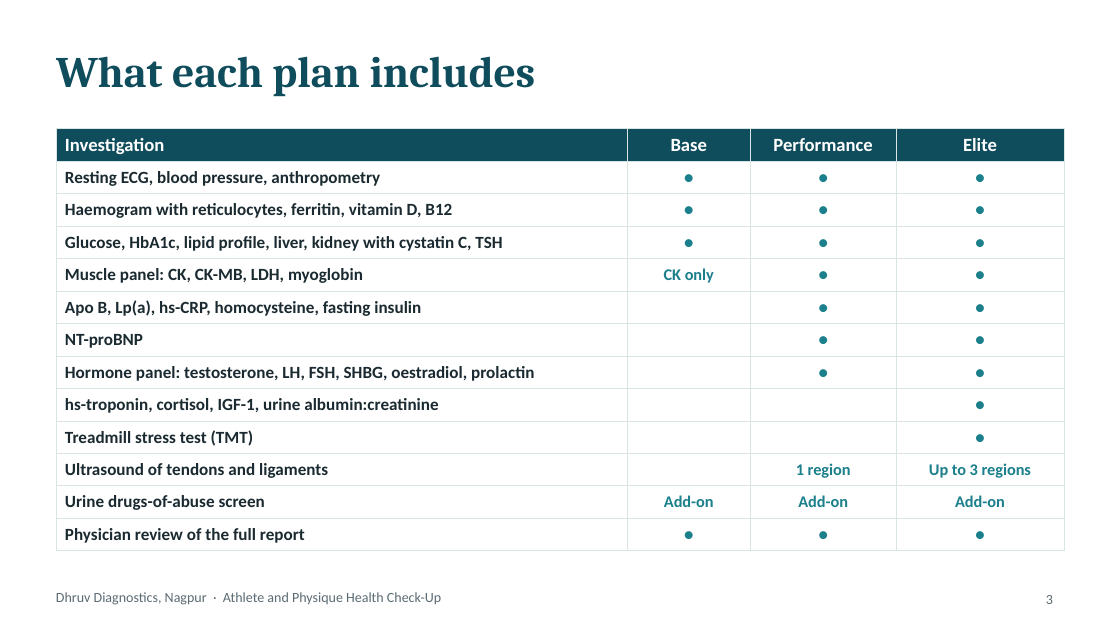
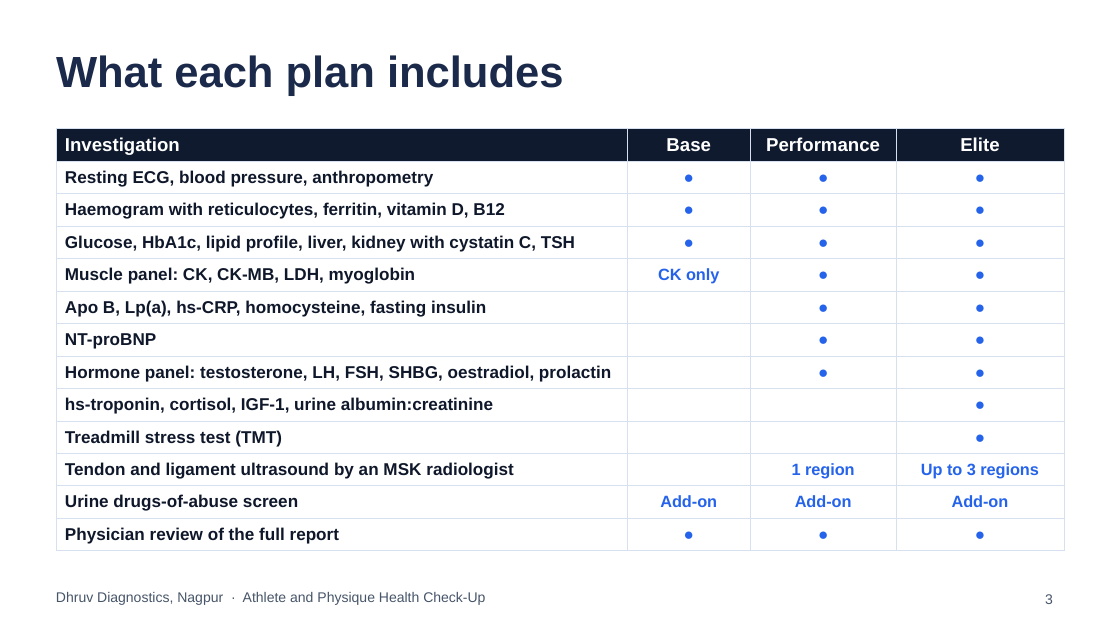
Before and after one commit to Ani6/BlisteringBlockchain, a slide deck: slide 3 of dhruv-athlete-healthcheck/Dhruv_Athlete_Physique_HealthCheck_Deck.pptx. Drawn at 1120x630 pixels with LibreOffice and Linux fonts; fonts in the diff are those of the drawing. Boxes give left, top, right and bottom in pixels: in the first picture for what was removed or moved away, otherwise in the second. Text is boxed around its words. In the diff, an @@ line names an element or a change of style, - is before the commit and + after.

```diff
--- a/dhruv-athlete-healthcheck/Dhruv_Athlete_Physique_HealthCheck_Deck.pptx
+++ b/dhruv-athlete-healthcheck/Dhruv_Athlete_Physique_HealthCheck_Deck.pptx
@@ title "What each plan includes" at box(56, 55, 563, 96): font Cambria to Arial, text colour #0F4C5C to #1B2A4A @@
@@ table at box(56, 129, 1064, 548) @@
-row 11, column 1: Ultrasound of tendons and ligaments
+row 11, column 1: Tendon and ligament ultrasound by an MSK radiologist
@@ fill #0F4C5C to #0F1A2E in row 1 @@
@@ font Calibri to Arial @@
@@ text colour #1A2A30 to #0F172A in "Resting ECG, blood pressure, anthropometry", "Haemogram with reticulocytes, ferritin, vitamin D, B12", "Glucose, HbA1c, lipid profile, liver, kidney with ...", "Muscle panel: CK, CK-MB, LDH, myoglobin" and 7 more places @@
@@ text colour #1B7F8C to #2563EB in "●", "●", "●", "●" and 24 more places @@
@@ borders changed @@
@@ text "Dhruv Diagnostics, Nagpur · Athlete ..." at box(56, 592, 485, 605): font Calibri to Arial, text colour #5B6B73 to #475569 @@
@@ page number at box(1045, 594, 1053, 604): font Calibri to Arial, text colour #5B6B73 to #475569 @@
```
Also in this commit, not shown: 14 other slides changed, 1 slide added, 1 slide removed, 18 other files.
